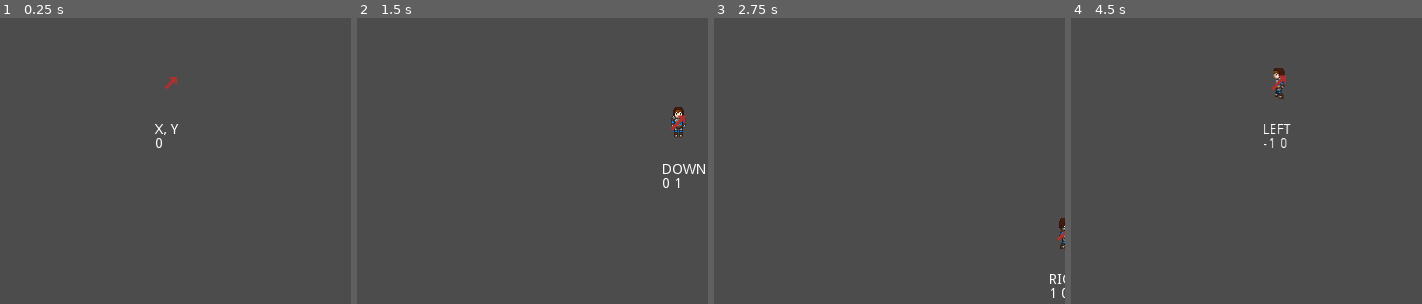
Above: before the commit, frames 1-4 (left to right).
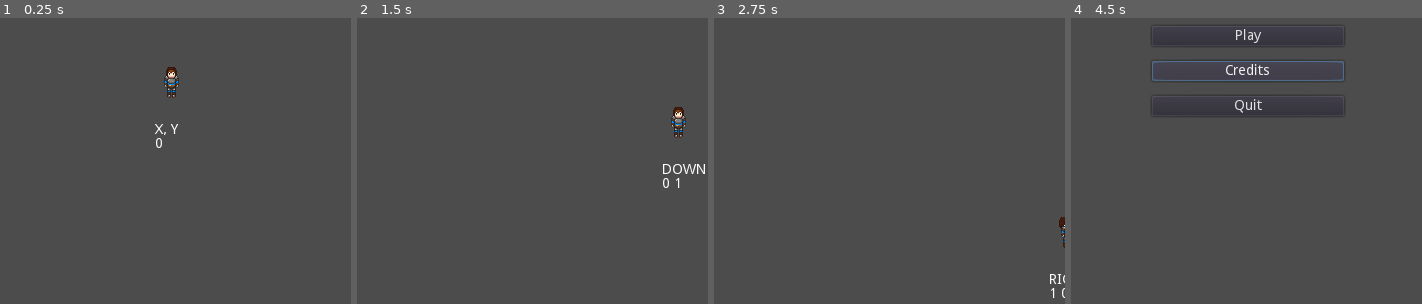
Above: after the commit, the same moments.

Repository: raulsanctes/godot_aprendo
Game: Godot game, scene res://Escenas/Player.tscn
Two runs of this game, one before a commit and one after it. Both use one fixed random seed, a clock stepped at 60 frames per second and the inputs below. The project has no main scene, so this scene is started directly.
Inputs (mouse positions are in pixels of both pictures, inside the frame that each line leads up to):
- Up to frame 1 (0.25 s): no input
- Up to frame 2 (1.5 s): tap Enter at 0.5 s; hold Right (ui_right) 0.53-1.28 s; hold Down (ui_down) from 1.28 s (still down)
- Up to frame 3 (2.75 s): release Down (ui_down) at 2.03 s; hold Right (ui_right) from 2.03 s (still down)
- Up to frame 4 (4.5 s): tap Space at 2.75 s; release Right (ui_right) at 2.78 s; hold Up (ui_up) 2.78-3.53 s; hold Left (ui_left) 3.53-4.25 s; tap Escape (ui_cancel) at 4.15 s; click (1246, 72) at 4.25 s, where only the run after the commit has a clickable "Credits"

The runs differ from the first frame. In frame 1, 0.3% of the frame differs, in the area x 46-51%, y 17-28%; in frame 2, less than 0.1%; in frame 3, 0.1%; in frame 4, 1.6%, in the area x 23-78%, y 3-46%.

Commit message:
aprendido a usar señales

Diff:
--- /dev/null
+++ b/Boton_instanciado/Escenas/MainMenu.gd
@@ -0,0 +1,13 @@
+extends TextureRect
+
+func _ready():
+	pass # Replace with function body.
+
+func PlayButton():
+	get_tree().change_scene("res://Escenas/Player.tscn")
+
+func CreditsButton():
+	print("Created by Gauchito Games")
+
+func QuitButton():
+	get_tree().quit()
--- /dev/null
+++ b/Boton_instanciado/Escenas/MainMenu.tscn
@@ -0,0 +1,59 @@
+[gd_scene load_steps=2 format=2]
+
+[ext_resource path="res://Escenas/MainMenu.gd" type="Script" id=1]
+
+[node name="MainMenu" type="TextureRect"]
+margin_right = 40.0
+margin_bottom = 40.0
+script = ExtResource( 1 )
+__meta__ = {
+"_edit_use_anchors_": false
+}
+
+[node name="Inicio" type="VBoxContainer" parent="."]
+anchor_left = 0.5
+anchor_top = 0.5
+anchor_right = 0.5
+anchor_bottom = 0.5
+margin_left = 70.0
+margin_top = 233.0
+margin_right = 262.0
+margin_bottom = 343.0
+custom_constants/separation = 15
+alignment = 1
+__meta__ = {
+"_edit_use_anchors_": false
+}
+
+[node name="Play" type="Button" parent="Inicio"]
+margin_top = 9.0
+margin_right = 192.0
+margin_bottom = 29.0
+action_mode = 0
+text = "Play"
+__meta__ = {
+"_edit_use_anchors_": false
+}
+
+[node name="Credits" type="Button" parent="Inicio"]
+margin_top = 44.0
+margin_right = 192.0
+margin_bottom = 64.0
+action_mode = 0
+text = "Credits"
+__meta__ = {
+"_edit_use_anchors_": false
+}
+
+[node name="Quit" type="Button" parent="Inicio"]
+margin_top = 79.0
+margin_right = 192.0
+margin_bottom = 99.0
+action_mode = 0
+text = "Quit"
+__meta__ = {
+"_edit_use_anchors_": false
+}
+[connection signal="pressed" from="Inicio/Play" to="." method="PlayButton"]
+[connection signal="pressed" from="Inicio/Credits" to="." method="CreditsButton"]
+[connection signal="pressed" from="Inicio/Quit" to="." method="QuitButton"]
--- a/Boton_instanciado/Escenas/Player.gd
+++ b/Boton_instanciado/Escenas/Player.gd
@@ -15,16 +15,15 @@
 func _ready():
 # Aquí en la variable screen_size cargamos la función get_viewport_rect() con la propiedad size para que nos devuelva
 # el tamaño en X e Y de nuestra pantalla de juego.
-	$Img.frame = 1
 	screen_size = get_viewport_rect().size
 	position.x = screen_size.x/2
 	position.y = screen_size.y/2
+	$Img.playing = false
 # Aquí con _process(), declaramos que todo lo que está dentro se ejecutará ciclicamente a la vez que con el booleano delta
 # le decimos a la función que lo haga a la velocidad de renderizado del último frame, de esta manera mantenemos una
 # velocidad constante de jugabilidad.
 
 func _process(delta):
-
 	move(delta)
 
 func move(delta):
@@ -60,21 +59,17 @@
 		$lab_velo.text = "DOWN LEFT"
 		$lab_velo/lab_velocidad.text = str(velocity.x," ", velocity.y)
 	if velocity == upLeft:
-		$AnimationArrows.animation = "UpLeft"
-		$AnimationArrows.offset.x = -36
-		$AnimationArrows.offset.y = -36
 		$lab_velo.text = "UP LEFT"
 		$lab_velo/lab_velocidad.text = str(velocity.x," ", velocity.y)
 	if velocity == upRight:
 		$lab_velo.text = "UP RIGHT"
-		$AnimationArrows.offset.x = 36
-		$AnimationArrows.offset.y = -36
-		$AnimationArrows.animation = "UpRight"
 		$lab_velo/lab_velocidad.text = str(velocity.x," ", velocity.y)
 
+	if Input.is_action_pressed("ui_cancel"):
+		get_tree().change_scene("res://Escenas/MainMenu.tscn")
+
 	if velocity.length() > 0:
-		$Img.play()
-		$AnimationArrows.play()
+		$Img.playing = true
 #		Normalizamos velocity para que el valor sea entero y multiplicamos por speed para que sea la velocidad constante.
 		velocity = velocity.normalized() * speed
 #		Cargamos a position el resultado de velocity * delta, el cual nos sirve para que la velocidad sea constante en cualquier velocidad de fotogramas.
@@ -83,4 +78,5 @@
 		position.x = clamp(position.x, 0, screen_size.x)
 		position.y = clamp(position.y, 0, screen_size.y)
 	else:
-		$Img.stop()
+		$Img.frame = 0
+		$Img.playing = false
--- a/Boton_instanciado/Escenas/Player.tscn
+++ b/Boton_instanciado/Escenas/Player.tscn
@@ -13,14 +13,6 @@
 [ext_resource path="res://Sprites/Right (1).png" type="Texture" id=11]
 [ext_resource path="res://Sprites/Down (2).png" type="Texture" id=12]
 [ext_resource path="res://Sprites/Down (3).png" type="Texture" id=13]
-[ext_resource path="res://Flechas/UpLeft3.png" type="Texture" id=14]
-[ext_resource path="res://Flechas/UpLeft1.png" type="Texture" id=15]
-[ext_resource path="res://Flechas/UpLeft4.png" type="Texture" id=16]
-[ext_resource path="res://Flechas/UpLeft2.png" type="Texture" id=17]
-[ext_resource path="res://Flechas/UpRight3.png" type="Texture" id=18]
-[ext_resource path="res://Flechas/UpRight1.png" type="Texture" id=19]
-[ext_resource path="res://Flechas/UpRight2.png" type="Texture" id=20]
-[ext_resource path="res://Flechas/UpRight4.png" type="Texture" id=21]
 
 [sub_resource type="SpriteFrames" id=1]
 animations = [ {
@@ -32,25 +24,12 @@
 "frames": [ ExtResource( 3 ), ExtResource( 4 ), ExtResource( 5 ), ExtResource( 1 ) ],
 "loop": true,
 "name": "Up",
-"speed": 5.0
+"speed": 3.0
 }, {
 "frames": [ ExtResource( 11 ), ExtResource( 7 ), ExtResource( 9 ), ExtResource( 6 ) ],
 "loop": true,
 "name": "Right",
-"speed": 5.0
-} ]
-
-[sub_resource type="SpriteFrames" id=2]
-animations = [ {
-"frames": [ ExtResource( 15 ), ExtResource( 17 ), ExtResource( 14 ), ExtResource( 16 ) ],
-"loop": true,
-"name": "UpLeft",
-"speed": 4.0
-}, {
-"frames": [ ExtResource( 19 ), ExtResource( 20 ), ExtResource( 18 ), ExtResource( 21 ) ],
-"loop": true,
-"name": "UpRight",
-"speed": 4.0
+"speed": 3.0
 } ]
 
 [node name="Player" type="Node2D"]
@@ -99,12 +78,6 @@
 
 [node name="Img" type="AnimatedSprite" parent="."]
 frames = SubResource( 1 )
-frame = 3
+animation = "Down"
+frame = 1
 playing = true
-
-[node name="AnimationArrows" type="AnimatedSprite" parent="."]
-scale = Vector2( 0.5, 0.5 )
-frames = SubResource( 2 )
-animation = "UpRight"
-frame = 2
-playing = true
--- a/Boton_instanciado/project.godot
+++ b/Boton_instanciado/project.godot
@@ -22,6 +22,7 @@
 
 window/size/width=360
 window/size/height=640
+window/stretch/aspect="expand"
 
 [input]
 
Not shown: 1 places in Boton_instanciado/Escenas/Player.tscn that only renumber resources
Binary file added: Boton_instanciado/Misc/boton_rojo_prueba.png
Not shown, added: Boton_instanciado/Misc/boton_rojo_prueba.png.import
Binary file added: Boton_instanciado/Misc/button_focus.png
Not shown, added: Boton_instanciado/Misc/button_focus.png.import
Binary file added: Boton_instanciado/Misc/button_normal.png
Not shown, added: Boton_instanciado/Misc/button_normal.png.import
Binary file added: Boton_instanciado/Misc/button_pressed.png
Not shown, added: Boton_instanciado/Misc/button_pressed.png.import
Binary file added: Boton_instanciado/Misc/verdana.fnt
